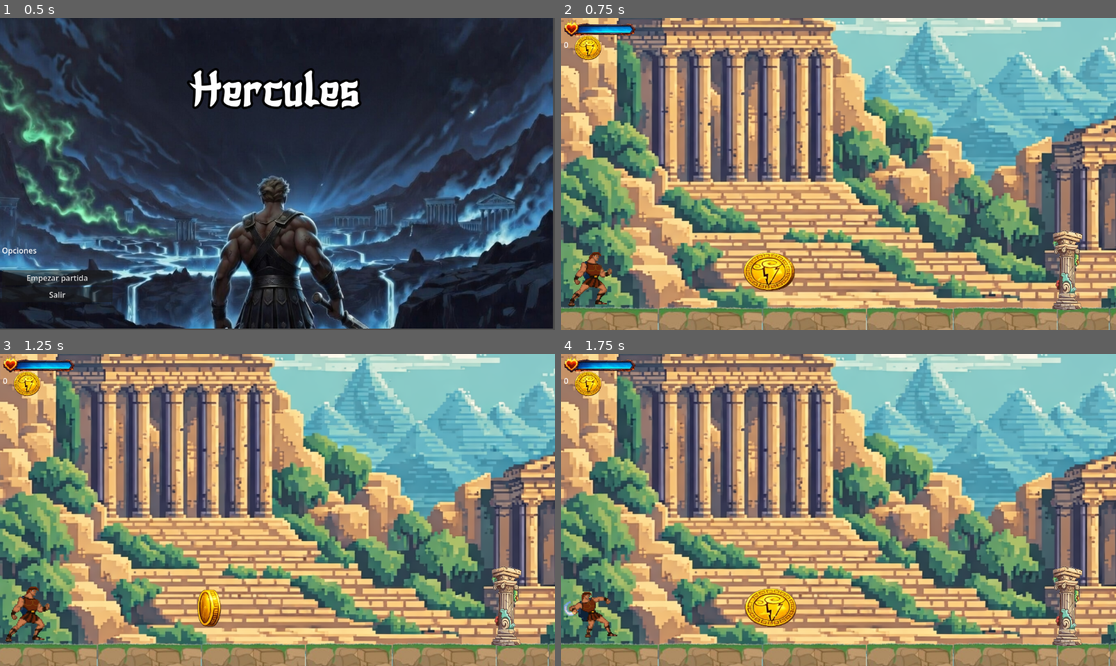
Above: before the commit, frames 1-4 (two rows, left to right).
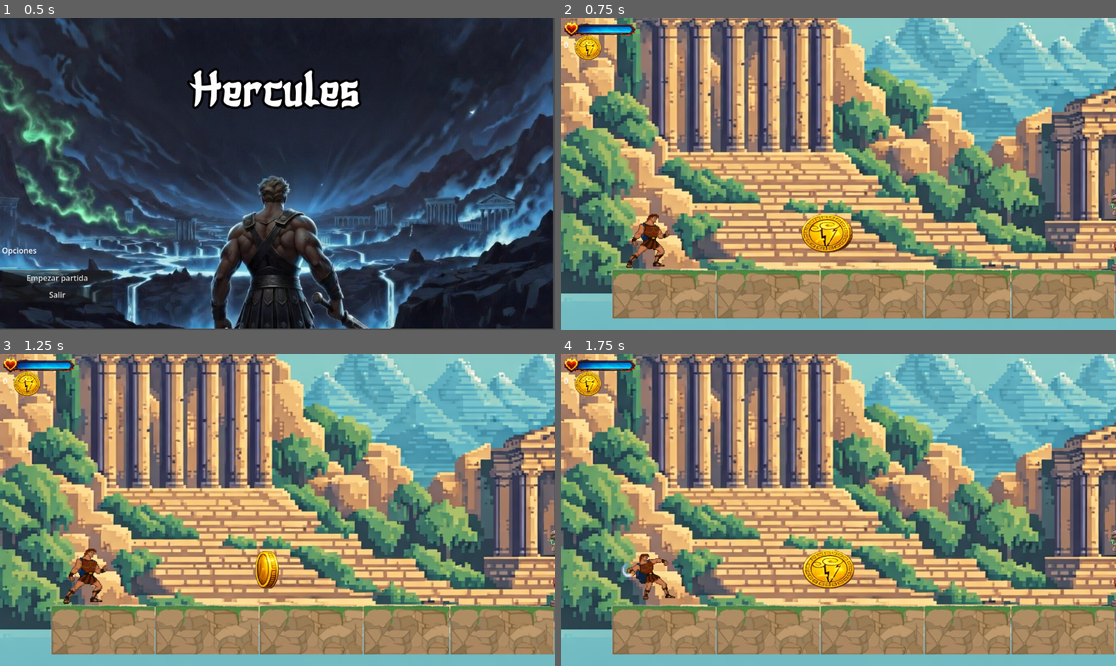
Above: after the commit, the same moments.

Repository: alex12345-123/hercules-2d
Game: Godot game, scene res://menu/menu.tscn
Two runs of this game, one before a commit and one after it. Both use one fixed random seed, a clock stepped at 60 frames per second and the inputs below.
Inputs:
- Up to frame 1 (0.5 s): no input
- Up to frame 2 (0.75 s): click "Empezar partida" at 0.5 s
- Up to frame 3 (1.25 s): no input
- Up to frame 4 (1.75 s): hold D (mover_derecha) from 1.28 s (still down); tap F (puño) at 1.35 s; tap Space (saltar) at 1.52 s

Frame 1 is identical in both runs. In frame 2, 76% of the frame differs, in the area x 0-100%, y 0-100%; in frame 3, 76%; in frame 4, 76%.

Commit message:
Mejora del proyecto

Diff:
--- a/enviroment/enviroment.tscn
+++ b/enviroment/enviroment.tscn
@@ -14,6 +14,7 @@
 height = 44.0
 
 [node name="enviroment" type="Node2D" unique_id=366377024]
+position = Vector2(80, -12)
 
 [node name="fondo" parent="." unique_id=1879355558 instance=ExtResource("2_8l5cr")]
 
@@ -48,7 +49,7 @@
 shape = SubResource("CapsuleShape2D_nu1pp")
 
 [node name="minotauro" parent="." unique_id=643951197 instance=ExtResource("7_0jamg")]
-position = Vector2(3180, 333)
+position = Vector2(5355, 212)
 
 [node name="medallones" type="Node2D" parent="." unique_id=1179448181]
 
--- a/hercules/player.tscn
+++ b/hercules/player.tscn
@@ -308,12 +308,12 @@
 shape = SubResource("RectangleShape2D_jso86")
 
 [node name="Camera2D" type="Camera2D" parent="." unique_id=366259270]
-position = Vector2(565, 320)
+position = Vector2(553, 315)
 zoom = Vector2(1.5, 1.5)
 limit_left = 10
 limit_top = -9999989
 limit_right = 10000010
-limit_bottom = 659
+limit_bottom = 700
 limit_smoothed = true
 
 [node name="CanvasLayer" type="CanvasLayer" parent="." unique_id=928398860]
